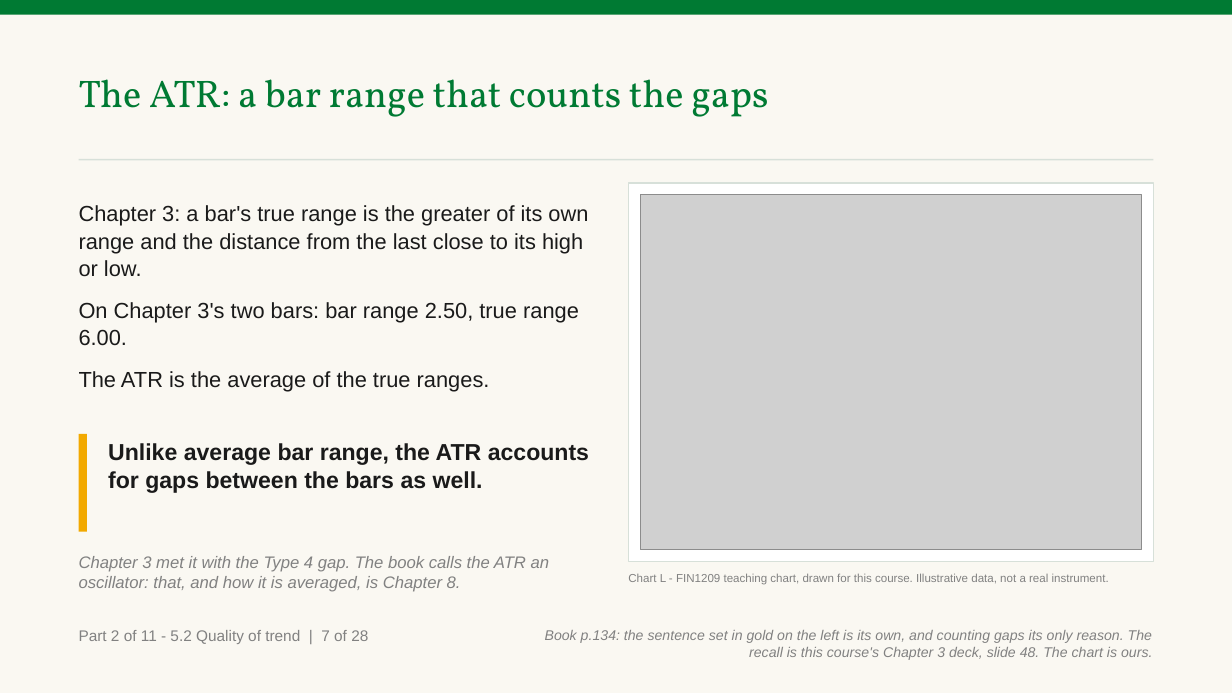
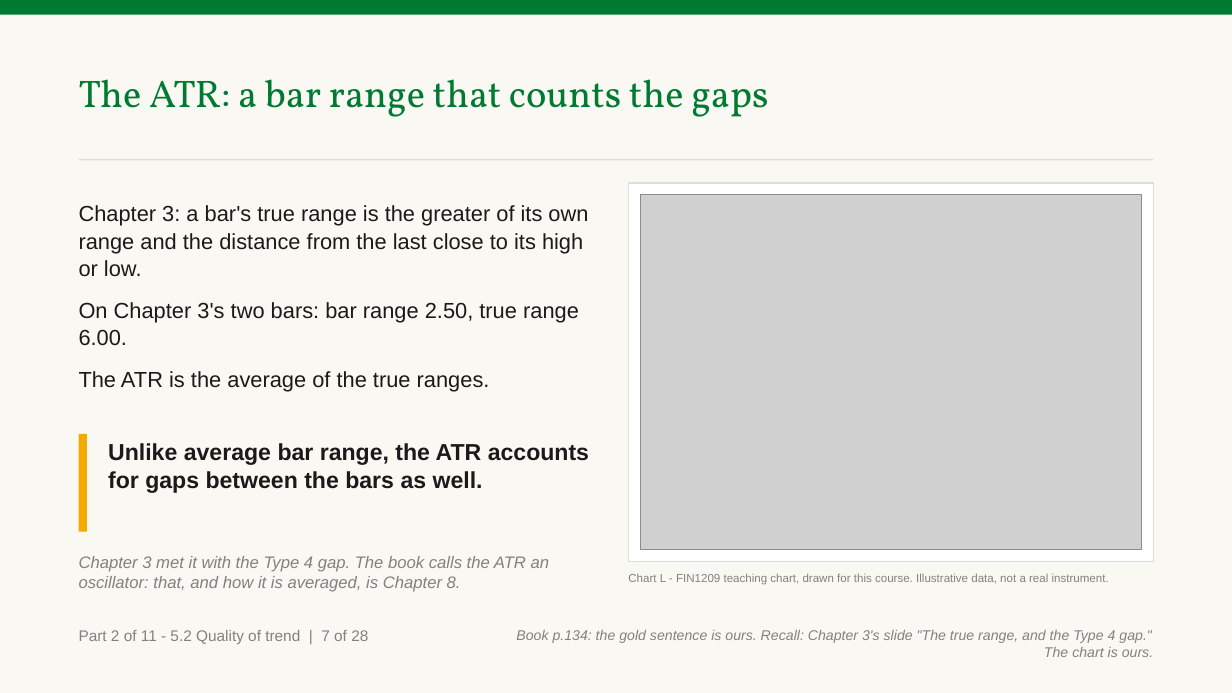
Before and after one commit to benjiesotelo-sudo/Telos_FIN1209, a slide deck: slide 31 of chapter-05/FIN1209-Chapter-05-Student-Edition.pptx. Drawn at 1232x693 pixels with LibreOffice and Linux fonts; fonts in the diff are those of the drawing; grey boxes stand for pictures. Boxes give left, top, right and bottom in pixels: in the first picture for what was removed or moved away, otherwise in the second. Text is boxed around its words. In the diff, an @@ line names an element or a change of style, - is before the commit and + after.

```diff
--- a/chapter-05/FIN1209-Chapter-05-Student-Edition.pptx
+++ b/chapter-05/FIN1209-Chapter-05-Student-Edition.pptx
@@ text at box(516, 630, 1153, 657): text changed @@
-Book p.134: the sentence set in gold on the left is its own, and counting gaps its only reason. The recall is this course's Chapter 3 deck, slide 48. The chart is ours.
+Book p.134: the gold sentence is ours. Recall: Chapter 3's slide "The true range, and the Type 4 gap." The chart is ours.
```
Also in this commit, not shown: 2 other files.
